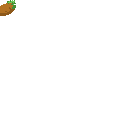
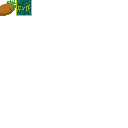
Layer changes from the first 128×128 image to the second:
painted on "items" over [16, 0, 32, 16]
